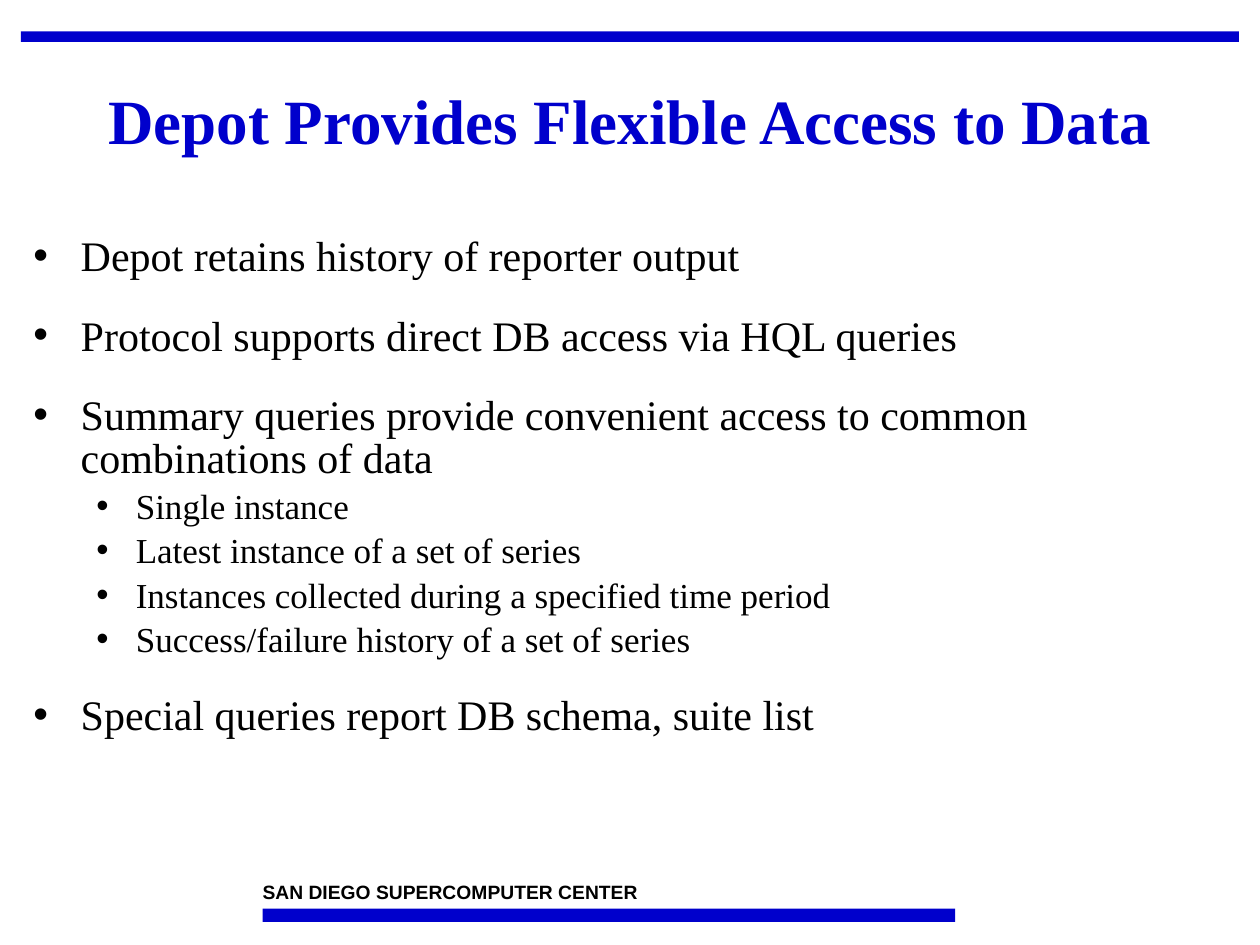
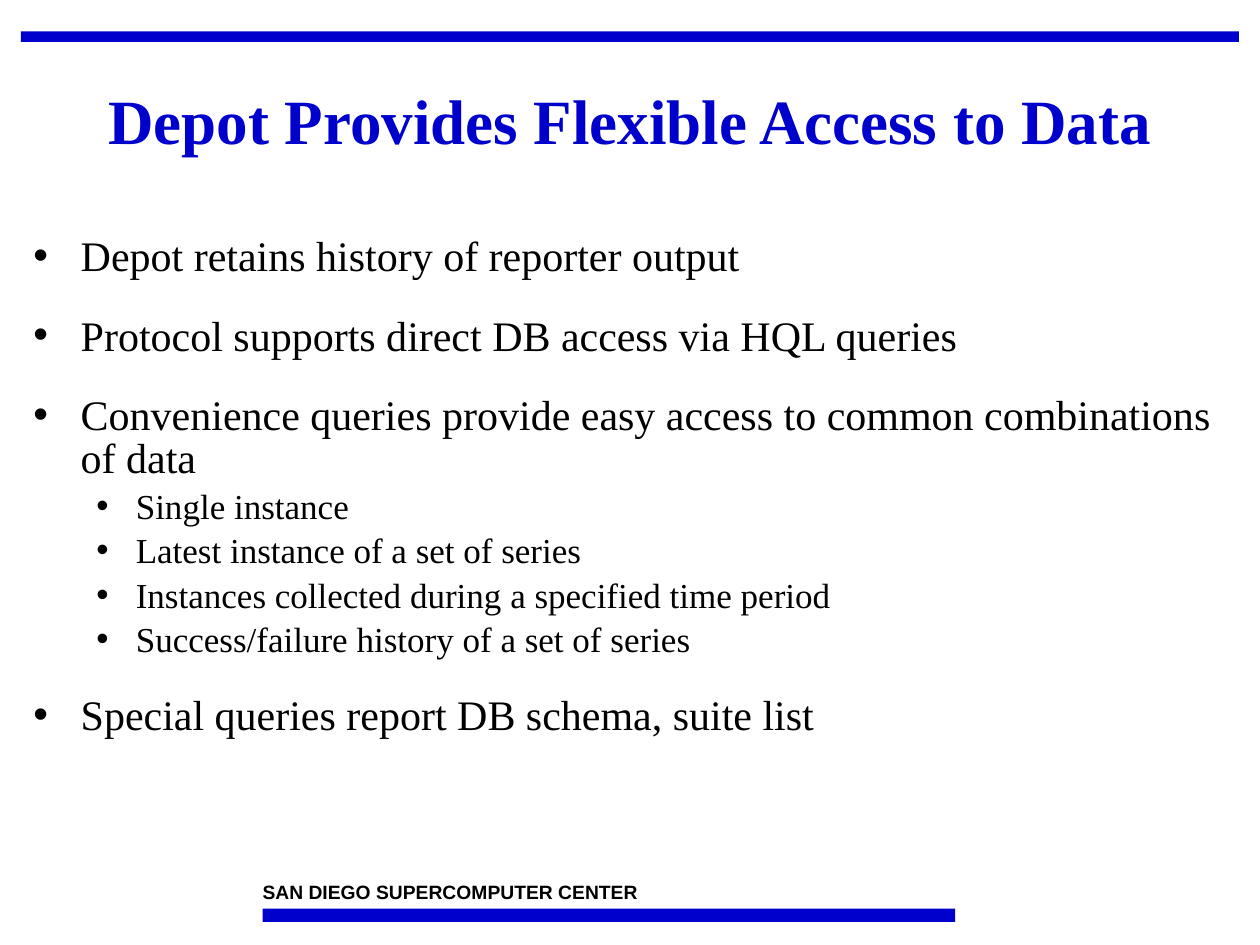
Before and after one commit to IncaProject/inca-xsede, a slide deck: slide 7 of talks/2008workshop/depot.ppt (slide 6 before the commit). Drawn at 1260x945 pixels with LibreOffice and Linux fonts; fonts in the diff are those of the drawing; background and template pictures are left out. Boxes give left, top, right and bottom in pixels: in the first picture for what was removed or moved away, otherwise in the second. Text is boxed around its words. In the diff, an @@ line names an element or a change of style, - is before the commit and + after.

```diff
--- a/talks/2008workshop/depot.ppt
+++ b/talks/2008workshop/depot.ppt
@@ text at [81, 401, 1210, 474]: text changed @@
-• Summary queries provide convenient access to common combinations of data
+• Convenience queries provide easy access to common combinations of data
```
Also in this commit, not shown: 6 other slides changed, 4 slides added, 1 slide removed.
